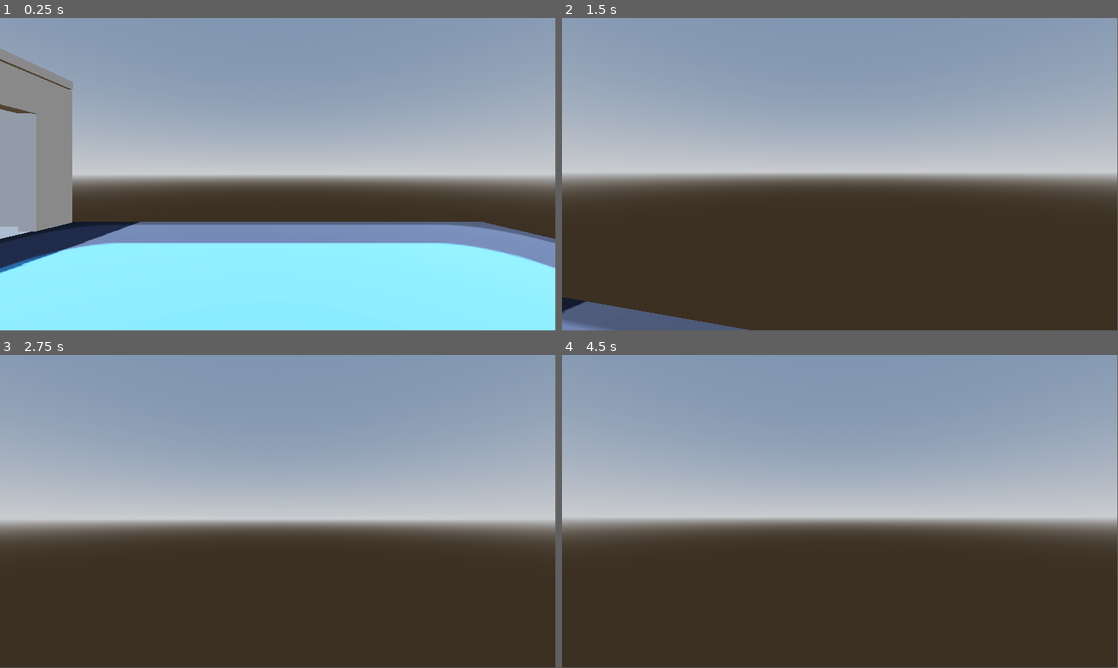
Above: before the commit, frames 1-4 (two rows, left to right).
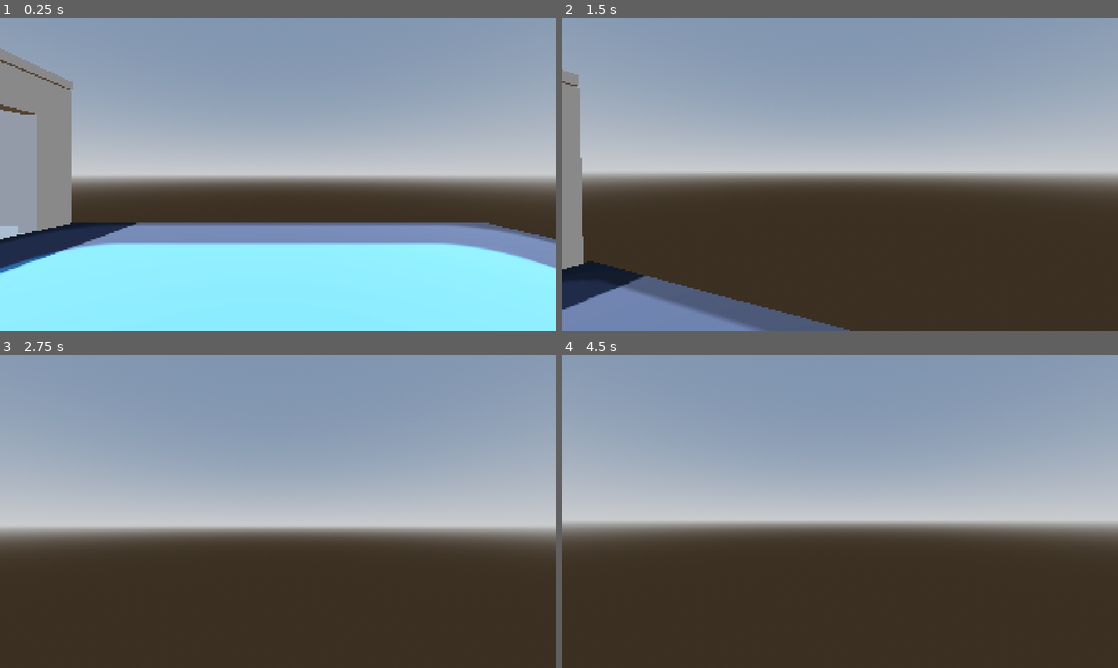
Above: after the commit, the same moments.

Repository: sharllottka/project.podPivko
Game: Godot game, scene res://levels/level.tscn
The game is run twice, just before and just after one commit, with the same random seed, the same clock (stepped at 60 frames per second) and the same inputs. The engine's default icon, where the game draws it, is replaced by a stand-in: a white triangle on a blue panel in a dark square.
Inputs (mouse positions are in pixels of both pictures, inside the frame that each line leads up to):
- Up to frame 1 (0.25 s): no input
- Up to frame 2 (1.5 s): tap Enter at 0.5 s; move the mouse to (867, 171) at 0.52 s; hold W (forward) from 0.53 s (still down); click (867, 171) at 0.67 s; tap Space (jump) at 0.77 s; move the mouse to (812, 174) at 1.27 s; click (812, 174) at 1.42 s
- Up to frame 3 (2.75 s): keep holding W (forward); tap Space (jump) at 1.52 s; move the mouse to (289, 505) at 2.02 s; click (289, 505) at 2.17 s
- Up to frame 4 (4.5 s): keep holding W (forward); tap Space (jump) at 2.75, 3.02, 3.77, 4.25 s; move the mouse to (834, 514) at 2.77 s; click (834, 514) at 2.92 s; tap Enter at 3.5 s; move the mouse to (878, 514) at 3.52 s; click (878, 514) at 3.67 s; tap Escape (ui_cancel) at 4.15 s; move the mouse to (795, 508) at 4.27 s; click (795, 508) at 4.42 s
In our replay, the window is 799x449 before the commit and 800x450 after it. These sizes can differ from the game's own. Grey fills any space a smaller window leaves; there, only what the larger window draws over its background counts as a difference.

The runs differ from the first frame. In frame 1, 1.1% of the frame differs, in the area x 0-100%, y 0-82%; in frame 2, 8.4%, in the area x 0-100%, y 0-100%; in frame 3, 5.5%; in frame 4, 3.0%.

Commit message:
mini-game hard

Diff:
--- /dev/null
+++ b/levels/puzzle_ui.gd
@@ -0,0 +1,53 @@
+extends CanvasLayer
+
+var pieces_placed = 0
+
+func _ready():
+
+	Input.set_mouse_mode(Input.MOUSE_MODE_VISIBLE)
+	await get_tree().create_timer(0.1).timeout
+	shuffle_pieces()
+
+func shuffle_pieces():
+
+	var screen_size = get_viewport().get_visible_rect().size
+
+	for piece in $PuzzleScaler.get_children():
+		if piece is Area2D:
+			var random_x = 0
+
+			if randf() > 0.5:
+
+				random_x = randf_range(50, 250)
+			else:
+
+				random_x = randf_range(screen_size.x - 250, screen_size.x - 50)
+
+
+			var random_y = randf_range(100, screen_size.y - 100)
+
+			piece.global_position = Vector2(random_x, random_y)
+
+			#piece.rotation = randf_range(-0.2, 0.2) #наклон кусочков
+
+
+func add_piece_placed():
+	pieces_placed += 1
+	print("Собрано деталей: ", pieces_placed)
+
+	if pieces_placed == 42:
+		win()
+
+func win():
+	print("Улика собрана!")
+
+	await get_tree().create_timer(2.0).timeout
+	queue_free()
+
+
+func _on_button_pressed() -> void:
+	queue_free()
+
+func _input(event):
+	if event.is_action_pressed("ui_cancel"): # Это стандартная клавиша Esc
+		queue_free()
--- /dev/null
+++ b/mini_games/pazls/PuzzleGame.tscn
@@ -0,0 +1,370 @@
+[gd_scene format=3 uid="uid://dd1oyum2uyw28"]
+
+[ext_resource type="Script" uid="uid://b74tntted5qis" path="res://levels/puzzle_ui.gd" id="1_nxssh"]
+[ext_resource type="Texture2D" uid="uid://cnjqhe60fj3yp" path="res://стол.jpg" id="2_0fpsw"]
+[ext_resource type="PackedScene" uid="uid://cfda0kjmi5l74" path="res://mini_games/pazls/piece.tscn" id="2_vewrl"]
+[ext_resource type="Texture2D" uid="uid://ddsl4uqxrg27h" path="res://image-part-2.png" id="3_0fpsw"]
+[ext_resource type="Texture2D" uid="uid://bdu3rl0ffnvec" path="res://картинка призрака.jpg" id="3_dalkg"]
+[ext_resource type="Texture2D" uid="uid://bkqpouytwgqeb" path="res://image-part-3.png" id="4_dalkg"]
+[ext_resource type="Texture2D" uid="uid://cbpardvyxibne" path="res://image-part-4.png" id="5_bi6ko"]
+[ext_resource type="Texture2D" uid="uid://hjug26hvwjhi" path="res://image-part-5.png" id="6_r7pye"]
+[ext_resource type="Texture2D" uid="uid://cr6arhrxr68dk" path="res://image-part-6.png" id="7_5cc2f"]
+[ext_resource type="Texture2D" uid="uid://qokw8b23afcx" path="res://image-part-7.png" id="8_gnbhc"]
+[ext_resource type="Texture2D" uid="uid://3df81rsax6xq" path="res://image-part-8.png" id="9_80dot"]
+[ext_resource type="Texture2D" uid="uid://dhym12fm6p3vl" path="res://image-part-9.png" id="10_hdh2n"]
+[ext_resource type="Texture2D" uid="uid://cw4xd8ijsbk8j" path="res://image-part-10.png" id="11_0tj50"]
+[ext_resource type="Texture2D" uid="uid://tjgbctef5k7r" path="res://image-part-11.png" id="12_5wgi7"]
+[ext_resource type="Texture2D" uid="uid://c0j4yecgnna4e" path="res://image-part-12.png" id="13_bycdq"]
+[ext_resource type="Texture2D" uid="uid://bjfjwfcrrtg2o" path="res://image-part-13.png" id="14_1bmo6"]
+[ext_resource type="Texture2D" uid="uid://d3dy3fpmplsj0" path="res://image-part-14.png" id="15_utc27"]
+[ext_resource type="Texture2D" uid="uid://nd7qxh6w7dnj" path="res://image-part-15.png" id="16_lyan8"]
+[ext_resource type="Texture2D" uid="uid://bn051hculy1pt" path="res://image-part-16.png" id="17_prsns"]
+[ext_resource type="Texture2D" uid="uid://dvmwjy673k4mx" path="res://image-part-17.png" id="18_cj1fv"]
+[ext_resource type="Texture2D" uid="uid://d3qr8v2gyy162" path="res://image-part-18.png" id="19_8udkv"]
+[ext_resource type="Texture2D" uid="uid://drfae1as5p821" path="res://image-part-19.png" id="20_tvs84"]
+[ext_resource type="Texture2D" uid="uid://21p2u4ycau0r" path="res://image-part-20.png" id="21_ubw56"]
+[ext_resource type="Texture2D" uid="uid://bykveetu3btpp" path="res://image-part-21.png" id="22_go35g"]
+[ext_resource type="Texture2D" uid="uid://csux22ricac1w" path="res://image-part-22.png" id="23_u01f4"]
+[ext_resource type="Texture2D" uid="uid://ckco4wfrghy66" path="res://image-part-23.png" id="24_w8lyf"]
+[ext_resource type="Texture2D" uid="uid://v5nsnt46evyp" path="res://image-part-24.png" id="25_64i5e"]
+[ext_resource type="Texture2D" uid="uid://ckuh756ew1yb6" path="res://image-part-25.png" id="26_gpur5"]
+[ext_resource type="Texture2D" uid="uid://7nw00i1xnlfo" path="res://image-part-26.png" id="27_1t36y"]
+[ext_resource type="Texture2D" uid="uid://m246vq7wp8en" path="res://image-part-27.png" id="28_iknaj"]
+[ext_resource type="Texture2D" uid="uid://beg31gtnmiufw" path="res://image-part-28.png" id="29_se1tk"]
+[ext_resource type="Texture2D" uid="uid://qwhc6qs5141" path="res://image-part-29.png" id="30_kqlrq"]
+[ext_resource type="Texture2D" uid="uid://hfswnmsapmqm" path="res://image-part-30.png" id="31_mka8v"]
+[ext_resource type="Texture2D" uid="uid://bpisixugtaedc" path="res://image-part-31.png" id="32_y6b43"]
+[ext_resource type="Texture2D" uid="uid://cjm1rwkm3x11f" path="res://image-part-32.png" id="33_0uvaf"]
+[ext_resource type="Texture2D" uid="uid://dxc0g45ld1603" path="res://image-part-33.png" id="34_hta7f"]
+[ext_resource type="Texture2D" uid="uid://b4rpgma44j1qk" path="res://image-part-34.png" id="35_5rba5"]
+[ext_resource type="Texture2D" uid="uid://df3hg0wb6hyyd" path="res://image-part-35.png" id="36_hr566"]
+[ext_resource type="Texture2D" uid="uid://ds0q01i1i7u8e" path="res://image-part-36.png" id="37_oxng5"]
+[ext_resource type="Texture2D" uid="uid://bcgjbabxqbm5m" path="res://image-part-37.png" id="38_vha38"]
+[ext_resource type="Texture2D" uid="uid://c2nd0yd2d3wi5" path="res://image-part-38.png" id="39_sen5b"]
+[ext_resource type="Texture2D" uid="uid://cjsa5ewnqo8rn" path="res://image-part-40.png" id="40_dtthm"]
+[ext_resource type="Texture2D" uid="uid://bdorfgohn8s6b" path="res://image-part-41.png" id="41_is4e7"]
+[ext_resource type="Texture2D" uid="uid://ds3xt12sgrkhd" path="res://image-part-42.png" id="42_q4aix"]
+
+[node name="PuzzleUI" type="CanvasLayer" unique_id=1276889938]
+script = ExtResource("1_nxssh")
+
+[node name="Background" type="TextureRect" parent="." unique_id=1663703249]
+anchors_preset = 15
+anchor_right = 1.0
+anchor_bottom = 1.0
+grow_horizontal = 2
+grow_vertical = 2
+texture = ExtResource("2_0fpsw")
+
+[node name="PuzzleScaler" type="Node2D" parent="." unique_id=1012307579]
+scale = Vector2(0.9, 0.9)
+
+[node name="GhostImage" type="TextureRect" parent="PuzzleScaler" unique_id=290193203]
+self_modulate = Color(1, 1, 1, 0.3647059)
+offset_left = 690.00006
+offset_top = 27.777779
+offset_right = 1426.0
+offset_bottom = 1131.7778
+texture = ExtResource("3_dalkg")
+
+[node name="piece" parent="PuzzleScaler" unique_id=1538021410 instance=ExtResource("2_vewrl")]
+position = Vector2(752.00006, 104.77779)
+
+[node name="piece2" parent="PuzzleScaler" unique_id=1360926349 instance=ExtResource("2_vewrl")]
+position = Vector2(874.00006, 104.77779)
+
+[node name="visual" parent="PuzzleScaler/piece2" index="0" unique_id=2112941432]
+texture = ExtResource("3_0fpsw")
+
+[node name="piece3" parent="PuzzleScaler" unique_id=1716192812 instance=ExtResource("2_vewrl")]
+position = Vector2(996.00006, 104.77779)
+
+[node name="visual" parent="PuzzleScaler/piece3" index="0" unique_id=2112941432]
+texture = ExtResource("4_dalkg")
+
+[node name="piece4" parent="PuzzleScaler" unique_id=101031601 instance=ExtResource("2_vewrl")]
+position = Vector2(1118.0001, 104.77779)
+
+[node name="visual" parent="PuzzleScaler/piece4" index="0" unique_id=2112941432]
+texture = ExtResource("5_bi6ko")
+
+[node name="piece5" parent="PuzzleScaler" unique_id=2018211438 instance=ExtResource("2_vewrl")]
+position = Vector2(1240.0001, 104.77779)
+
+[node name="visual" parent="PuzzleScaler/piece5" index="0" unique_id=2112941432]
+texture = ExtResource("6_r7pye")
+
+[node name="piece6" parent="PuzzleScaler" unique_id=72512303 instance=ExtResource("2_vewrl")]
+position = Vector2(1362.0001, 104.77779)
+
+[node name="visual" parent="PuzzleScaler/piece6" index="0" unique_id=2112941432]
+texture = ExtResource("7_5cc2f")
+
+[node name="piece7" parent="PuzzleScaler" unique_id=1719118688 instance=ExtResource("2_vewrl")]
+position = Vector2(752.00006, 261.7778)
+
+[node name="visual" parent="PuzzleScaler/piece7" index="0" unique_id=2112941432]
+texture = ExtResource("8_gnbhc")
+
+[node name="piece8" parent="PuzzleScaler" unique_id=220180118 instance=ExtResource("2_vewrl")]
+position = Vector2(874.00006, 261.7778)
+
+[node name="visual" parent="PuzzleScaler/piece8" index="0" unique_id=2112941432]
+texture = ExtResource("9_80dot")
+
+[node name="piece9" parent="PuzzleScaler" unique_id=1077263107 instance=ExtResource("2_vewrl")]
+position = Vector2(996.00006, 261.7778)
+
+[node name="visual" parent="PuzzleScaler/piece9" index="0" unique_id=2112941432]
+texture = ExtResource("10_hdh2n")
+
+[node name="piece10" parent="PuzzleScaler" unique_id=776715157 instance=ExtResource("2_vewrl")]
+position = Vector2(1118.0001, 261.7778)
+
+[node name="visual" parent="PuzzleScaler/piece10" index="0" unique_id=2112941432]
+texture = ExtResource("11_0tj50")
+
+[node name="piece11" parent="PuzzleScaler" unique_id=432100292 instance=ExtResource("2_vewrl")]
+position = Vector2(1240.0001, 261.7778)
+
+[node name="visual" parent="PuzzleScaler/piece11" index="0" unique_id=2112941432]
+texture = ExtResource("12_5wgi7")
+
+[node name="piece12" parent="PuzzleScaler" unique_id=1039212360 instance=ExtResource("2_vewrl")]
+position = Vector2(1362.0001, 261.7778)
+
+[node name="visual" parent="PuzzleScaler/piece12" index="0" unique_id=2112941432]
+texture = ExtResource("13_bycdq")
+
+[node name="piece13" parent="PuzzleScaler" unique_id=1108068184 instance=ExtResource("2_vewrl")]
+position = Vector2(752.00006, 418.77777)
+
+[node name="visual" parent="PuzzleScaler/piece13" index="0" unique_id=2112941432]
+texture = ExtResource("14_1bmo6")
+
+[node name="piece14" parent="PuzzleScaler" unique_id=1564630804 instance=ExtResource("2_vewrl")]
+position = Vector2(874.00006, 418.77777)
+
+[node name="visual" parent="PuzzleScaler/piece14" index="0" unique_id=2112941432]
+texture = ExtResource("15_utc27")
+
+[node name="piece15" parent="PuzzleScaler" unique_id=658867631 instance=ExtResource("2_vewrl")]
+position = Vector2(996.00006, 418.77777)
+
+[node name="visual" parent="PuzzleScaler/piece15" index="0" unique_id=2112941432]
+texture = ExtResource("16_lyan8")
+
+[node name="piece16" parent="PuzzleScaler" unique_id=1688472270 instance=ExtResource("2_vewrl")]
+position = Vector2(1118.0001, 418.77777)
+
+[node name="visual" parent="PuzzleScaler/piece16" index="0" unique_id=2112941432]
+texture = ExtResource("17_prsns")
+
+[node name="piece17" parent="PuzzleScaler" unique_id=323149569 instance=ExtResource("2_vewrl")]
+position = Vector2(1240.0001, 418.77777)
+
+[node name="visual" parent="PuzzleScaler/piece17" index="0" unique_id=2112941432]
+texture = ExtResource("18_cj1fv")
+
+[node name="piece18" parent="PuzzleScaler" unique_id=1147501139 instance=ExtResource("2_vewrl")]
+position = Vector2(1362.0001, 418.77777)
+
+[node name="visual" parent="PuzzleScaler/piece18" index="0" unique_id=2112941432]
+texture = ExtResource("19_8udkv")
+
+[node name="piece19" parent="PuzzleScaler" unique_id=2106343506 instance=ExtResource("2_vewrl")]
+position = Vector2(752.00006, 575.7777)
+
+[node name="visual" parent="PuzzleScaler/piece19" index="0" unique_id=2112941432]
+texture = ExtResource("20_tvs84")
+
+[node name="piece20" parent="PuzzleScaler" unique_id=1899761295 instance=ExtResource("2_vewrl")]
+position = Vector2(874.00006, 575.7777)
+
+[node name="visual" parent="PuzzleScaler/piece20" index="0" unique_id=2112941432]
+texture = ExtResource("21_ubw56")
+
+[node name="piece21" parent="PuzzleScaler" unique_id=171722272 instance=ExtResource("2_vewrl")]
+position = Vector2(996.00006, 575.7777)
+
+[node name="visual" parent="PuzzleScaler/piece21" index="0" unique_id=2112941432]
+texture = ExtResource("22_go35g")
+
+[node name="piece22" parent="PuzzleScaler" unique_id=1880178049 instance=ExtResource("2_vewrl")]
+position = Vector2(1118.0001, 575.7777)
+
+[node name="visual" parent="PuzzleScaler/piece22" index="0" unique_id=2112941432]
+texture = ExtResource("23_u01f4")
+
+[node name="piece23" parent="PuzzleScaler" unique_id=656511170 instance=ExtResource("2_vewrl")]
+position = Vector2(1240.0001, 575.7777)
+
+[node name="visual" parent="PuzzleScaler/piece23" index="0" unique_id=2112941432]
+texture = ExtResource("24_w8lyf")
+
+[node name="piece24" parent="PuzzleScaler" unique_id=2053996255 instance=ExtResource("2_vewrl")]
+position = Vector2(1362.0001, 575.7777)
+
+[node name="visual" parent="PuzzleScaler/piece24" index="0" unique_id=2112941432]
+texture = ExtResource("25_64i5e")
+
+[node name="piece25" parent="PuzzleScaler" unique_id=1760432383 instance=ExtResource("2_vewrl")]
+position = Vector2(752.00006, 732.7777)
+
+[node name="visual" parent="PuzzleScaler/piece25" index="0" unique_id=2112941432]
+texture = ExtResource("26_gpur5")
+
+[node name="piece26" parent="PuzzleScaler" unique_id=44907670 instance=ExtResource("2_vewrl")]
+position = Vector2(874.00006, 732.7777)
+
+[node name="visual" parent="PuzzleScaler/piece26" index="0" unique_id=2112941432]
+texture = ExtResource("27_1t36y")
+
+[node name="piece27" parent="PuzzleScaler" unique_id=567775313 instance=ExtResource("2_vewrl")]
+position = Vector2(996.00006, 732.7777)
+
+[node name="visual" parent="PuzzleScaler/piece27" index="0" unique_id=2112941432]
+texture = ExtResource("28_iknaj")
+
+[node name="piece28" parent="PuzzleScaler" unique_id=1847533126 instance=ExtResource("2_vewrl")]
+position = Vector2(1118.0001, 732.7777)
+
+[node name="visual" parent="PuzzleScaler/piece28" index="0" unique_id=2112941432]
+texture = ExtResource("29_se1tk")
+
+[node name="piece29" parent="PuzzleScaler" unique_id=759077202 instance=ExtResource("2_vewrl")]
+position = Vector2(1240.0001, 732.7777)
+
+[node name="visual" parent="PuzzleScaler/piece29" index="0" unique_id=2112941432]
+texture = ExtResource("30_kqlrq")
+
+[node name="piece30" parent="PuzzleScaler" unique_id=991194678 instance=ExtResource("2_vewrl")]
+position = Vector2(1362.0001, 732.7777)
+
+[node name="visual" parent="PuzzleScaler/piece30" index="0" unique_id=2112941432]
+texture = ExtResource("31_mka8v")
+
+[node name="piece31" parent="PuzzleScaler" unique_id=1917573123 instance=ExtResource("2_vewrl")]
+position = Vector2(752.00006, 889.7777)
+
+[node name="visual" parent="PuzzleScaler/piece31" index="0" unique_id=2112941432]
+texture = ExtResource("32_y6b43")
+
+[node name="piece32" parent="PuzzleScaler" unique_id=1001048551 instance=ExtResource("2_vewrl")]
+position = Vector2(874.00006, 889.7777)
+
+[node name="visual" parent="PuzzleScaler/piece32" index="0" unique_id=2112941432]
+texture = ExtResource("33_0uvaf")
+
+[node name="piece33" parent="PuzzleScaler" unique_id=1027607936 instance=ExtResource("2_vewrl")]
+position = Vector2(996.00006, 889.7777)
+
+[node name="visual" parent="PuzzleScaler/piece33" index="0" unique_id=2112941432]
+texture = ExtResource("34_hta7f")
+
+[node name="piece34" parent="PuzzleScaler" unique_id=1260524465 instance=ExtResource("2_vewrl")]
+position = Vector2(1118.0001, 889.7777)
+
+[node name="visual" parent="PuzzleScaler/piece34" index="0" unique_id=2112941432]
+texture = ExtResource("35_5rba5")
+
+[node name="piece35" parent="PuzzleScaler" unique_id=148014720 instance=ExtResource("2_vewrl")]
+position = Vector2(1240.0001, 889.7777)
+
+[node name="visual" parent="PuzzleScaler/piece35" index="0" unique_id=2112941432]
+texture = ExtResource("36_hr566")
+
+[node name="piece36" parent="PuzzleScaler" unique_id=205809271 instance=ExtResource("2_vewrl")]
+position = Vector2(1362.0001, 889.7777)
+
+[node name="visual" parent="PuzzleScaler/piece36" index="0" unique_id=2112941432]
+texture = ExtResource("37_oxng5")
+
+[node name="piece37" parent="PuzzleScaler" unique_id=146605360 instance=ExtResource("2_vewrl")]
+position = Vector2(752.00006, 1046.7778)
+
+[node name="visual" parent="PuzzleScaler/piece37" index="0" unique_id=2112941432]
+texture = ExtResource("38_vha38")
+
+[node name="piece38" parent="PuzzleScaler" unique_id=868046410 instance=ExtResource("2_vewrl")]
+position = Vector2(874.00006, 1046.7778)
+
+[node name="visual" parent="PuzzleScaler/piece38" index="0" unique_id=2112941432]
+texture = ExtResource("39_sen5b")
+
+[node name="piece39" parent="PuzzleScaler" unique_id=312466329 instance=ExtResource("2_vewrl")]
+position = Vector2(996.00006, 1046.7778)
+
+[node name="visual" parent="PuzzleScaler/piece39" index="0" unique_id=2112941432]
+texture = ExtResource("39_sen5b")
+
+[node name="piece40" parent="PuzzleScaler" unique_id=155344969 instance=ExtResource("2_vewrl")]
+position = Vector2(1118.0001, 1046.7778)
+
+[node name="visual" parent="PuzzleScaler/piece40" index="0" unique_id=2112941432]
+texture = ExtResource("40_dtthm")
+
+[node name="piece41" parent="PuzzleScaler" unique_id=1470029273 instance=ExtResource("2_vewrl")]
+position = Vector2(1240.0001, 1046.7778)
+
+[node name="visual" parent="PuzzleScaler/piece41" index="0" unique_id=2112941432]
+texture = ExtResource("41_is4e7")
+
+[node name="piece42" parent="PuzzleScaler" unique_id=1539342924 instance=ExtResource("2_vewrl")]
+position = Vector2(1362.0001, 1046.7778)
+
+[node name="visual" parent="PuzzleScaler/piece42" index="0" unique_id=2112941432]
+texture = ExtResource("42_q4aix")
+
+[node name="Button" type="Button" parent="." unique_id=1598875018]
+offset_left = 1834.0
+offset_top = 24.0
+offset_right = 1886.0
+offset_bottom = 68.0
+theme_override_font_sizes/font_size = 32
+text = "X"
+
+[connection signal="pressed" from="Button" to="." method="_on_button_pressed"]
+
+[editable path="PuzzleScaler/piece"]
+[editable path="PuzzleScaler/piece2"]
+[editable path="PuzzleScaler/piece3"]
+[editable path="PuzzleScaler/piece4"]
+[editable path="PuzzleScaler/piece5"]
+[editable path="PuzzleScaler/piece6"]
+[editable path="PuzzleScaler/piece7"]
+[editable path="PuzzleScaler/piece8"]
+[editable path="PuzzleScaler/piece9"]
+[editable path="PuzzleScaler/piece10"]
+[editable path="PuzzleScaler/piece11"]
+[editable path="PuzzleScaler/piece12"]
+[editable path="PuzzleScaler/piece13"]
+[editable path="PuzzleScaler/piece14"]
+[editable path="PuzzleScaler/piece15"]
+[editable path="PuzzleScaler/piece16"]
+[editable path="PuzzleScaler/piece17"]
+[editable path="PuzzleScaler/piece18"]
+[editable path="PuzzleScaler/piece19"]
+[editable path="PuzzleScaler/piece20"]
+[editable path="PuzzleScaler/piece21"]
+[editable path="PuzzleScaler/piece22"]
+[editable path="PuzzleScaler/piece23"]
+[editable path="PuzzleScaler/piece24"]
+[editable path="PuzzleScaler/piece25"]
+[editable path="PuzzleScaler/piece26"]
+[editable path="PuzzleScaler/piece27"]
+[editable path="PuzzleScaler/piece28"]
+[editable path="PuzzleScaler/piece29"]
+[editable path="PuzzleScaler/piece30"]
+[editable path="PuzzleScaler/piece31"]
+[editable path="PuzzleScaler/piece32"]
+[editable path="PuzzleScaler/piece33"]
+[editable path="PuzzleScaler/piece34"]
+[editable path="PuzzleScaler/piece35"]
+[editable path="PuzzleScaler/piece36"]
+[editable path="PuzzleScaler/piece37"]
+[editable path="PuzzleScaler/piece38"]
+[editable path="PuzzleScaler/piece39"]
+[editable path="PuzzleScaler/piece40"]
+[editable path="PuzzleScaler/piece41"]
+[editable path="PuzzleScaler/piece42"]
--- /dev/null
+++ b/mini_games/pazls/piece.tscn
@@ -0,0 +1,16 @@
+[gd_scene format=3 uid="uid://cfda0kjmi5l74"]
+
+[ext_resource type="Script" uid="uid://cho3qqogel327" path="res://piece.gd" id="1_p0xnt"]
+[ext_resource type="Texture2D" uid="uid://bx2rv4ur0x5y4" path="res://image-part-1.png" id="2_boiu6"]
+
+[sub_resource type="RectangleShape2D" id="RectangleShape2D_boiu6"]
+size = Vector2(122, 157)
+
+[node name="piece" type="Area2D" unique_id=1538021410]
+script = ExtResource("1_p0xnt")
+
+[node name="visual" type="Sprite2D" parent="." unique_id=2112941432]
+texture = ExtResource("2_boiu6")
+
+[node name="CollisionShape2D" type="CollisionShape2D" parent="." unique_id=138224350]
+shape = SubResource("RectangleShape2D_boiu6")
--- /dev/null
+++ b/piece.gd
@@ -0,0 +1,36 @@
+extends Area2D
+
+var dragging = false
+var offset = Vector2()
+var correct_position = Vector2()
+
+func _ready():
+	correct_position = global_position
+
+func _input_event(viewport, event, shape_idx):
+	if event is InputEventMouseButton and event.button_index == MOUSE_BUTTON_LEFT:
+		if event.pressed:
+			dragging = true
+
+			z_index = 100
+			offset = get_global_mouse_position() - global_position
+		else:
+			dragging = false
+			z_index = 0
+			check_win_condition()
+
+func _process(_delta):
+	if dragging:
+		global_position = get_global_mouse_position() - offset
+
+func check_win_condition():
+
+	if global_position.distance_to(correct_position) < 20:
+		global_position = correct_position
+		input_pickable = false
+		dragging = false
+
+		if owner and owner.has_method("add_piece_placed"):
+			owner.add_piece_placed()
+		else:
+			get_parent().get_parent().add_piece_placed()
--- a/project.godot
+++ b/project.godot
@@ -14,6 +14,12 @@
 run/main_scene="uid://b8plhjpixjnje"
 config/features=PackedStringArray("4.6", "Forward Plus")
 config/icon="res://icon.svg"
+
+[display]
+
+window/size/viewport_width=1920
+window/size/viewport_height=1080
+window/stretch/mode="canvas_items"
 
 [input]
 
Binary file added: image-part-1.png
Not shown, added: image-part-1.png.import
Binary file added: image-part-10.png
Not shown, added: image-part-10.png.import
Binary file added: image-part-11.png
Not shown, added: image-part-11.png.import
Binary file added: image-part-12.png
Not shown, added: image-part-12.png.import
Binary file added: image-part-13.png
Not shown, added: image-part-13.png.import
Binary file added: image-part-14.png
Not shown, added: image-part-14.png.import
(and 78 more such lines)
